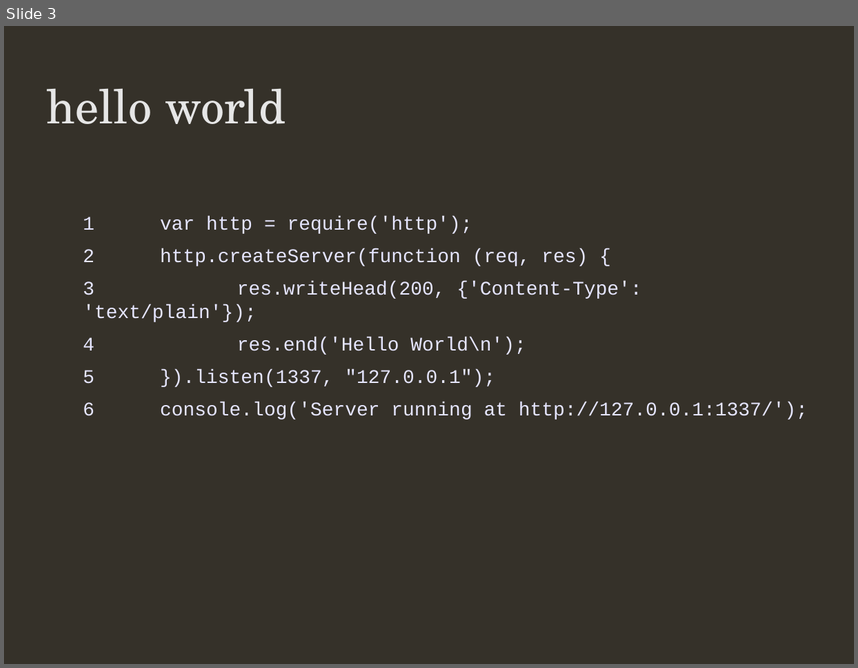
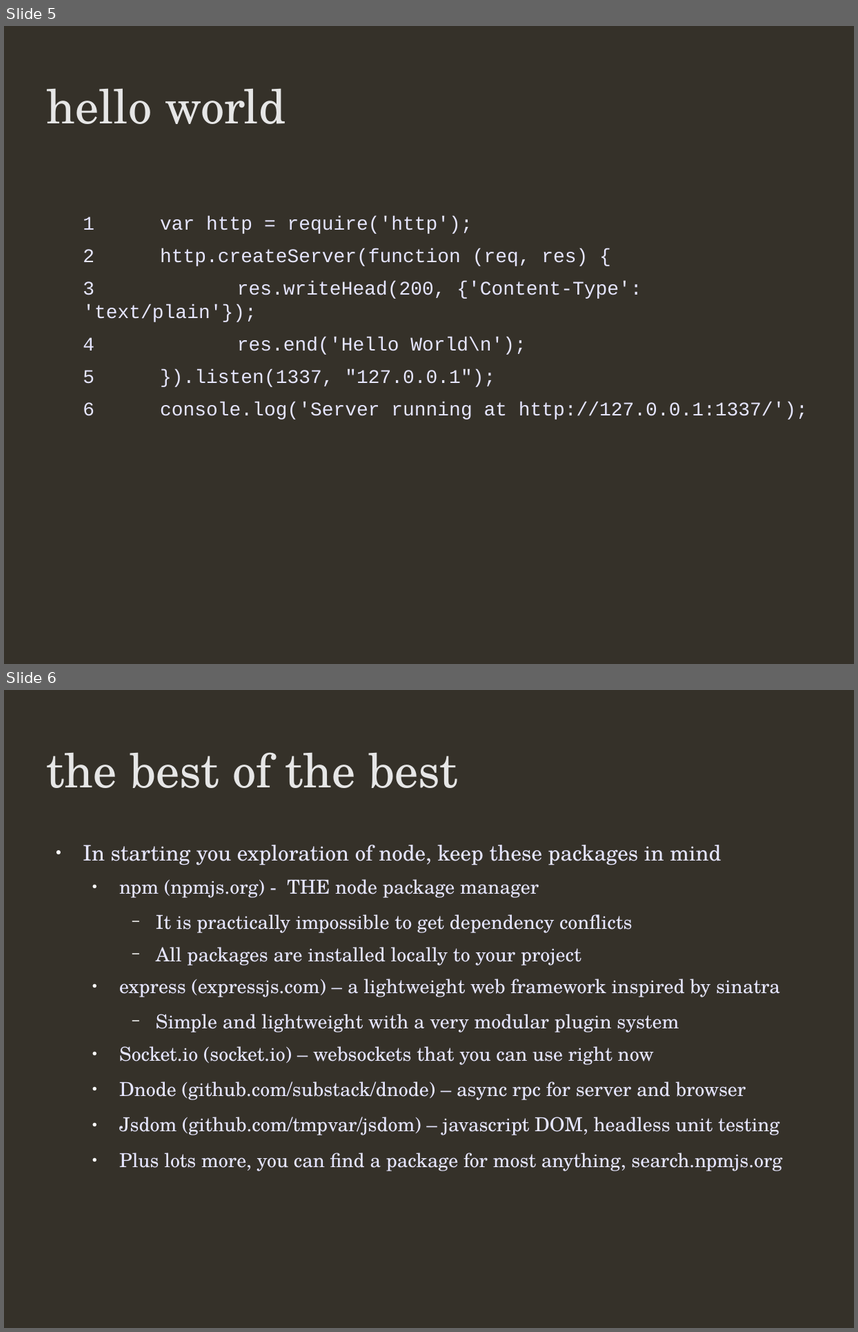
Before and after one commit to addisonj/presentation, a slide deck: presentationShort.odp. Shown one above the other, each under a label of ours: slide 3 before the commit, slides 5 and 6 after it. The pictures are 858x668 and 858x1332 pixels, drawn with LibreOffice and Linux fonts; fonts in the diff are those of the drawing; background and template pictures are left out. Boxes give left, top, right and bottom in pixels: in the first picture for what was removed or moved away, otherwise in the second. Text is boxed around its words. In the diff, an @@ line names an element or a change of style, - is before the commit and + after.

```diff
--- a/presentationShort.odp
+++ b/presentationShort.odp
@@ slide 6 added at [4, 690, 854, 1328], background #353129 @@
@@ title added at [47, 752, 458, 788], 44 pt, text #E6E6E6 @@
+the best of the best
@@ text added at [83, 845, 782, 1171], 18 pt, text #E6E6FF @@
+● In starting you exploration of node, keep these packages in mind
+  ● npm (npmjs.org) - THE node package manager
+    − It is practically impossible to get dependency conflicts
+    − All packages are installed locally to your project
+  ● express (expressjs.com) – a lightweight web framework inspired by sinatra
+    − Simple and lightweight with a very modular plugin system
+  ● Socket.io (socket.io) – websockets that you can use right now
+  ● Dnode (github.com/substack/dnode) – async rpc for server and browser
+  ● Jsdom (github.com/tmpvar/jsdom) – javascript DOM, headless unit testing
+  ● Plus lots more, you can find a package for most anything, search.npmjs.org
@@ what was slide 3 is now slide 5 @@
```
Also in this commit, not shown: 1 slide changed, 3 other slides added, 3 other files.
